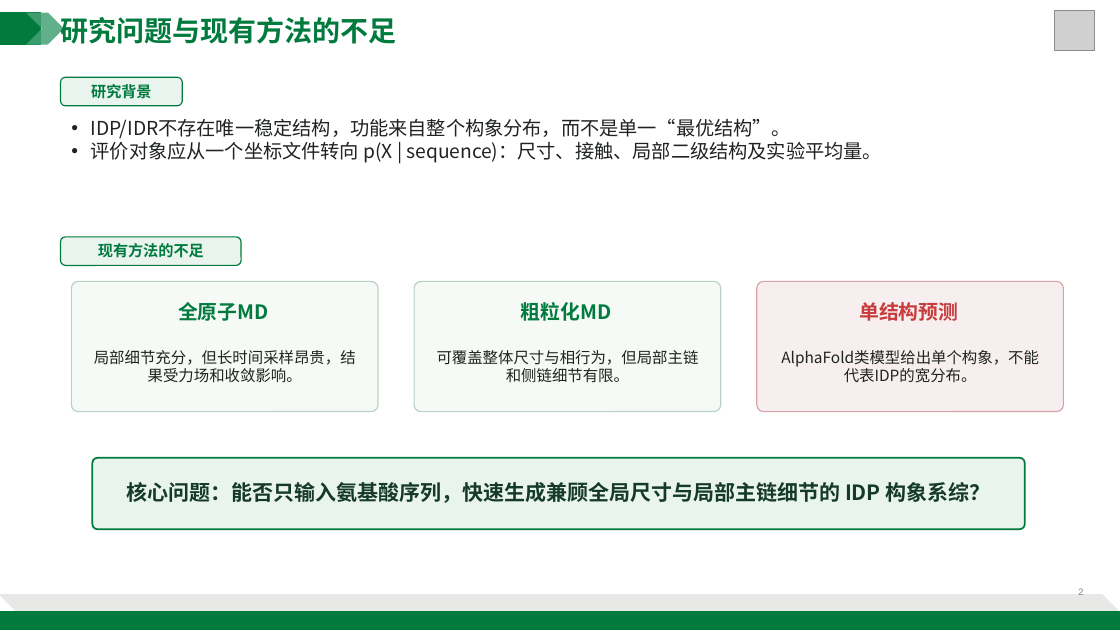
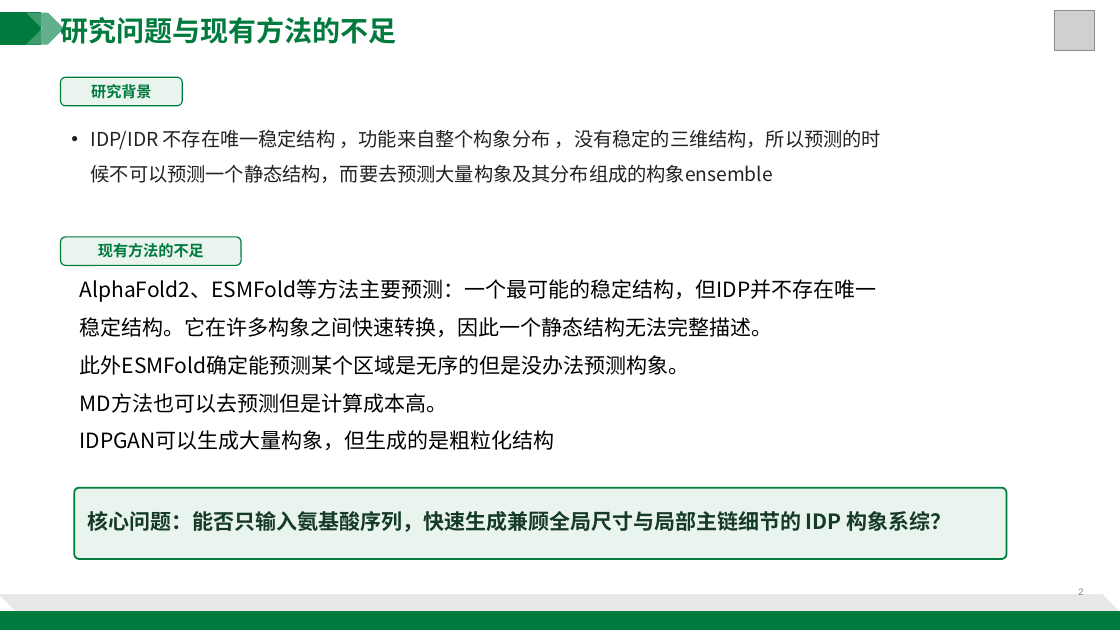
Before and after one commit to Doerrrr/paper, a slide deck: slide 2 of IDR IDP/Accurate Generation of Conformational Ensembles for Intrinsically Disordered Proteins with IDPFold/IDPFold_组会汇报_最终版_v4.pptx. Drawn at 1120x630 pixels with LibreOffice and Linux fonts; fonts in the diff are those of the drawing; grey boxes stand for pictures. Boxes give left, top, right and bottom in pixels: in the first picture for what was removed or moved away, otherwise in the second. Text is boxed around its words. In the diff, an @@ line names an element or a change of style, - is before the commit and + after.

```diff
--- a/IDR IDP/Accurate Generation of Conformational Ensembles for Intrinsically Disordered Proteins with IDPFold/IDPFold_组会汇报_最终版_v4.pptx
+++ b/IDR IDP/Accurate Generation of Conformational Ensembles for Intrinsically Disordered Proteins with IDPFold/IDPFold_组会汇报_最终版_v4.pptx
@@ text at (x1=91, y1=130, x2=881, y2=183): text changed @@
-• IDP/IDR不存在唯一稳定结构，功能来自整个构象分布，而不是单一“最优结构”。
-• 评价对象应从一个坐标文件转向 p(X | sequence)：尺寸、接触、局部二级结构及实验平均量。
+• IDP/IDR 不存在唯一稳定结构 ，功能来自整个构象分布 ，没有稳定的三维结构，所以预测的时候不可以预测一个静态结构，而要去预测大量构象及其分布组成的构象ensemble
@@ rounded rectangle removed at (x1=71, y1=281, x2=378, y2=412) @@
@@ text added at (x1=80, y1=279, x2=877, y2=450), 18 pt, text #000000 @@
+AlphaFold2、ESMFold等方法主要预测：一个最可能的稳定结构，但IDP并不存在唯一稳定结构。它在许多构象之间快速转换，因此一个静态结构无法完整描述。
+此外ESMFold确定能预测某个区域是无序的但是没办法预测构象。
+MD方法也可以去预测但是计算成本高。
+IDPGAN可以生成大量构象，但生成的是粗粒化结构
@@ rounded rectangle removed at (x1=414, y1=281, x2=721, y2=412) @@
@@ rounded rectangle removed at (x1=757, y1=281, x2=1064, y2=412) @@
@@ text removed at (x1=178, y1=302, x2=269, y2=321) @@
-全原子MD
@@ text removed at (x1=521, y1=302, x2=612, y2=321) @@
-粗粒化MD
@@ text removed at (x1=859, y1=302, x2=958, y2=321) @@
-单结构预测
@@ text removed at (x1=94, y1=350, x2=356, y2=383) @@
-局部细节充分，但长时间采样昂贵，结果受力场和收敛影响。
@@ text removed at (x1=437, y1=350, x2=699, y2=383) @@
-可覆盖整体尺寸与相行为，但局部主链和侧链细节有限。
@@ text removed at (x1=781, y1=350, x2=1039, y2=383) @@
-AlphaFold类模型给出单个构象，不能代表IDP的宽分布。
@@ text "核心问题：能否只输入氨基酸序列，快速生成兼顾全局尺寸与局部主链细节的 IDP 构象系综？" moved from (x1=126, y1=482, x2=991, y2=503) to (x1=87, y1=511, x2=952, y2=532) @@
@@ rounded rectangle moved from (x1=92, y1=458, x2=1025, y2=529) to (x1=74, y1=487, x2=1007, y2=559) @@
```
Also in this commit, not shown: 5 other slides changed, 2 slides removed, 25 other files.
